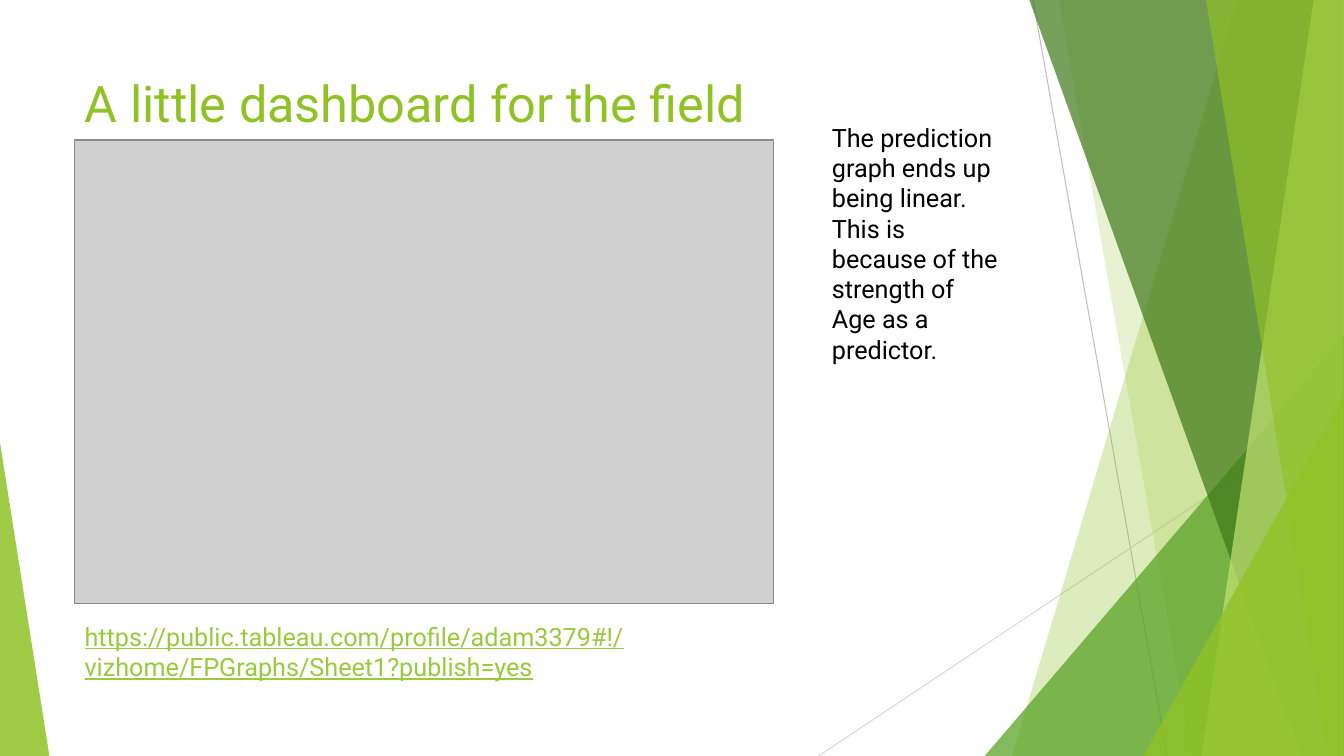
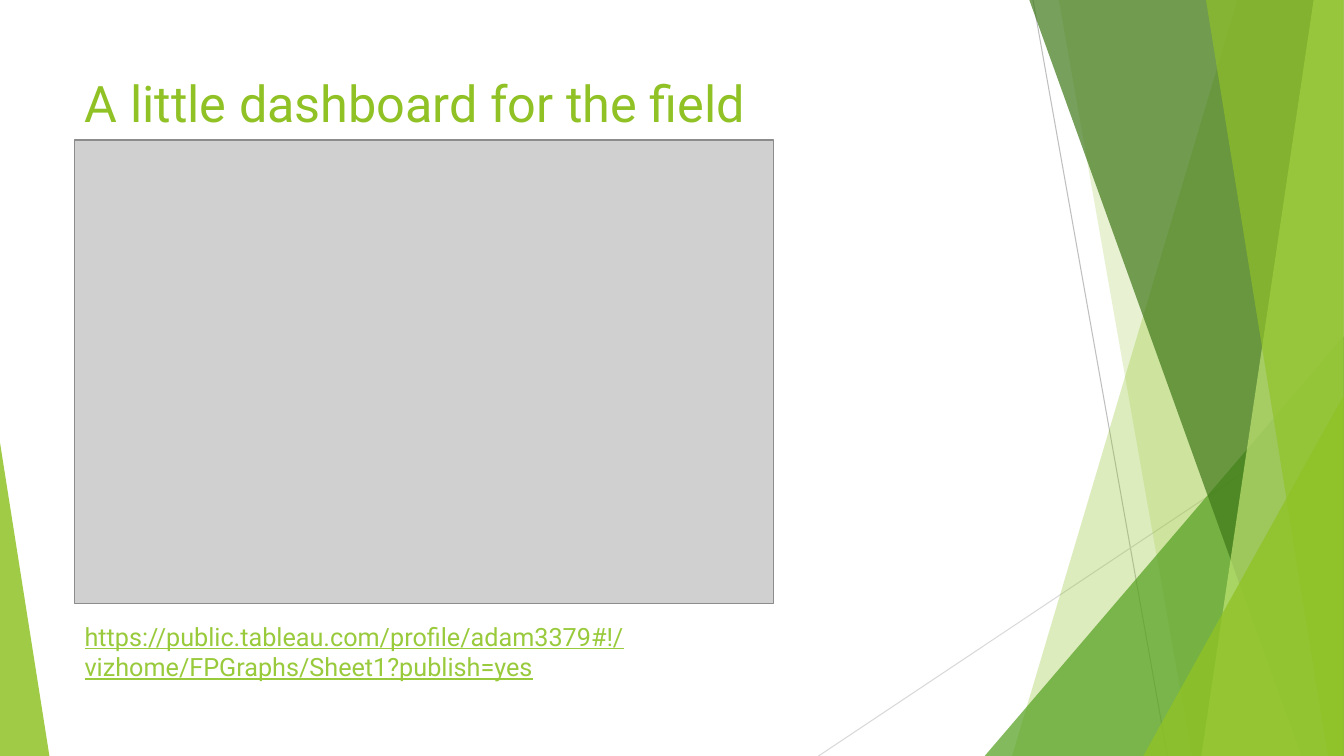
Before and after one commit to RedDirtSixKiller/Final_Project, a slide deck: slide 9 of Forecasting Module Failures.pptx (slide 8 before the commit). Drawn at 1344x756 pixels with LibreOffice and Linux fonts; fonts in the diff are those of the drawing; grey boxes stand for pictures. Boxes give left, top, right and bottom in pixels: in the first picture for what was removed or moved away, otherwise in the second. Text is boxed around its words. In the diff, an @@ line names an element or a change of style, - is before the commit and + after.

```diff
--- a/Forecasting Module Failures.pptx
+++ b/Forecasting Module Failures.pptx
@@ text removed at (832,128,997,364) @@
-The prediction graph ends up being linear. This is because of the strength of Age as a predictor.
```
Also in this commit, not shown: 5 other slides changed, 2 slides added, 5 other files.
